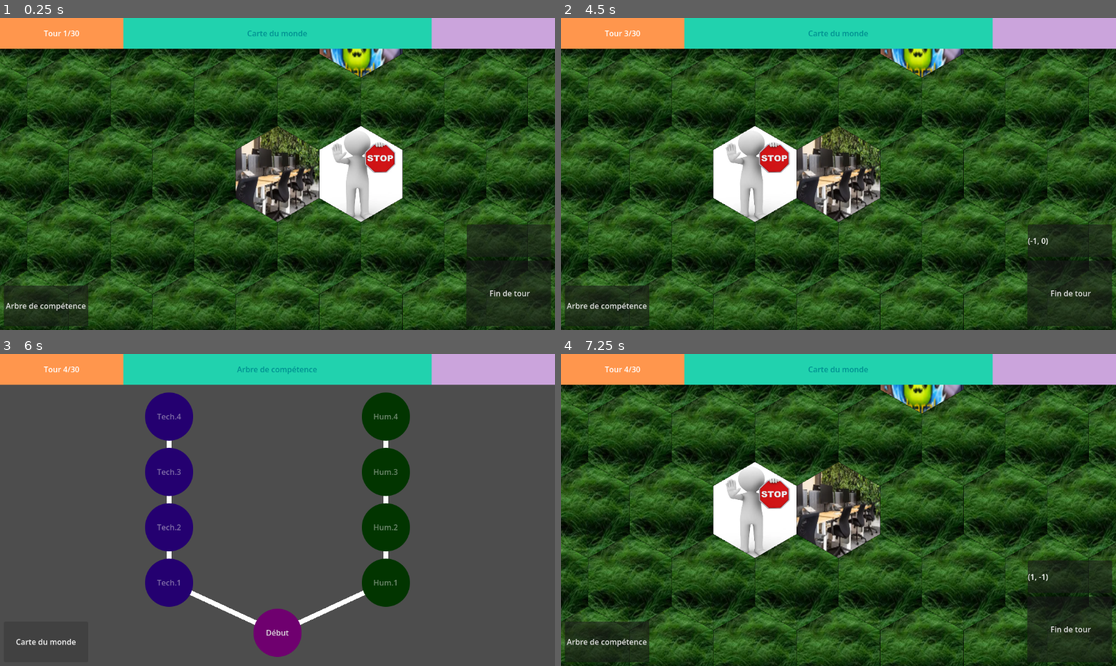
Above: before the commit, frames 1-4 (two rows, left to right).
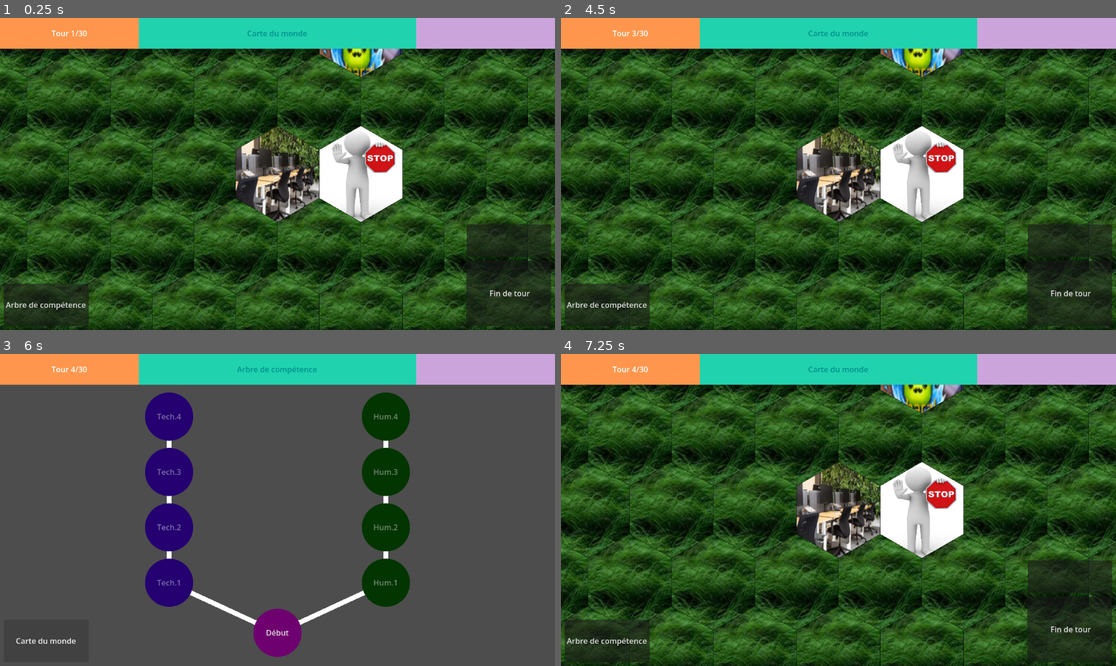
Above: after the commit, the same moments.

Repository: Shoshore/M2-Projet_Jeux_Serieux
Game: Godot game, scene res://Scenes/tile_map.tscn
Two runs of this game, one before a commit and one after it. Both use one fixed random seed, a clock stepped at 60 frames per second and the inputs below. The engine's default icon, where the game draws it, is replaced by a stand-in: a white triangle on a blue panel in a dark square.
Inputs (mouse positions are in pixels of both pictures, inside the frame that each line leads up to):
- Up to frame 1 (0.25 s): no input
- Up to frame 2 (4.5 s): click "Fin de tour" at 0.5 s; click "Arbre de compétence" at 1.25 s; tap Enter at 2 s; move the mouse to (960, 158) at 2.02 s; click (960, 158) at 2.17 s; click "Fin de tour" at 2.75 s; click "Arbre de compétence" at 3.5 s; tap Space at 4.25 s; move the mouse to (727, 189) at 4.27 s; click (727, 189) at 4.42 s
- Up to frame 3 (6 s): click "Fin de tour" at 5 s; click "Arbre de compétence" at 5.75 s
- Up to frame 4 (7.25 s): tap Enter at 6.5 s; move the mouse to (894, 441) at 6.52 s; click (894, 441) at 6.67 s

The runs differ from the first frame. In frame 1, 0.9% of the frame differs, in the area x 0-78%, y 0-97%; in frame 2, 7.9%, in the area x 0-88%, y 0-97%; in frame 3, 0.8%; in frame 4, 7.9%.

Commit message:
adaptative hud elements

Diff:
--- a/Scenes/Ressources.tscn
+++ b/Scenes/Ressources.tscn
@@ -3,25 +3,20 @@
 [sub_resource type="StyleBoxFlat" id="StyleBoxFlat_ynmd1"]
 bg_color = Color(0.7950536, 0.6420649, 0.86164916, 1)
 
-[node name="Ressources" type="Control" unique_id=1257898175]
-layout_mode = 3
+[node name="Ressources" type="PanelContainer" unique_id=176513504]
 anchors_preset = 15
 anchor_right = 1.0
 anchor_bottom = 1.0
 grow_horizontal = 2
 grow_vertical = 2
+size_flags_horizontal = 3
+size_flags_vertical = 3
 
 [node name="Label" type="Label" parent="." unique_id=47410369]
-layout_mode = 0
-offset_left = 896.0
-offset_right = 1152.0
-offset_bottom = 64.0
+layout_mode = 2
+size_flags_vertical = 1
 theme_override_colors/font_color = Color(1.0588765e-06, 0.56657237, 0.5699233, 1)
 theme_override_colors/font_shadow_color = Color(1, 1, 1, 0)
 theme_override_styles/normal = SubResource("StyleBoxFlat_ynmd1")
 horizontal_alignment = 1
 vertical_alignment = 1
-
-[node name="Sprite2D" type="Sprite2D" parent="." unique_id=1850541866]
-position = Vector2(1120, 32)
-scale = Vector2(0.13556625, 0.104957744)
--- a/Scenes/Tour_info.tscn
+++ b/Scenes/Tour_info.tscn
@@ -1,14 +1,11 @@
 [gd_scene format=3 uid="uid://c2tgprmtfh8kh"]
-
-[ext_resource type="Texture2D" uid="uid://ccw55bdg6t24r" path="res://assets/icon.svg" id="1_0ejxy"]
 
 [sub_resource type="StyleBoxFlat" id="StyleBoxFlat_ynmd1"]
 bg_color = Color(1, 0.5882353, 0.3019608, 1)
 
 [sub_resource type="LabelSettings" id="LabelSettings_cfigb"]
 
-[node name="Tour_info" type="Control" unique_id=1257898175]
-layout_mode = 3
+[node name="Tour_info" type="PanelContainer" unique_id=1162330333]
 anchors_preset = 15
 anchor_right = 1.0
 anchor_bottom = 1.0
@@ -16,17 +13,11 @@
 grow_vertical = 2
 
 [node name="Label" type="Label" parent="." unique_id=47410369]
-layout_mode = 0
-offset_right = 256.0
-offset_bottom = 64.0
+layout_mode = 2
+size_flags_vertical = 1
 theme_override_colors/font_color = Color(1.0588765e-06, 0.56657237, 0.5699233, 1)
 theme_override_colors/font_shadow_color = Color(1, 1, 1, 0)
 theme_override_styles/normal = SubResource("StyleBoxFlat_ynmd1")
 label_settings = SubResource("LabelSettings_cfigb")
 horizontal_alignment = 1
 vertical_alignment = 1
-
-[node name="Sprite2D" type="Sprite2D" parent="." unique_id=1850541866]
-position = Vector2(1121.1875, 21.499996)
-scale = Vector2(0.041766327, 0.037480056)
-texture = ExtResource("1_0ejxy")
--- a/Scenes/Window_info.tscn
+++ b/Scenes/Window_info.tscn
@@ -3,26 +3,22 @@
 [sub_resource type="StyleBoxFlat" id="StyleBoxFlat_ynmd1"]
 bg_color = Color(0.12993988, 0.8227156, 0.6817287, 1)
 
-[node name="Window_info" type="Control" unique_id=1257898175]
-layout_mode = 3
+[node name="Window_info" type="PanelContainer" unique_id=1481749259]
 anchors_preset = 15
 anchor_right = 1.0
 anchor_bottom = 1.0
 grow_horizontal = 2
 grow_vertical = 2
+size_flags_horizontal = 3
+size_flags_vertical = 3
 
 [node name="Label" type="Label" parent="." unique_id=47410369]
-layout_mode = 0
-offset_left = 256.0
-offset_right = 896.0
-offset_bottom = 64.0
+layout_mode = 2
+size_flags_vertical = 1
+size_flags_stretch_ratio = 2.0
 theme_override_colors/font_color = Color(1.0588765e-06, 0.56657237, 0.5699233, 1)
 theme_override_colors/font_shadow_color = Color(1, 1, 1, 0)
 theme_override_styles/normal = SubResource("StyleBoxFlat_ynmd1")
 text = "Carte du monde"
 horizontal_alignment = 1
 vertical_alignment = 1
-
-[node name="Sprite2D" type="Sprite2D" parent="." unique_id=1850541866]
-position = Vector2(1121.1875, 21.499996)
-scale = Vector2(0.041766327, 0.037480056)
--- a/Scenes/tile_map.tscn
+++ b/Scenes/tile_map.tscn
@@ -43,36 +43,50 @@
 
 [node name="HUD" type="CanvasLayer" parent="." unique_id=1684117705]
 
-[node name="PauseMenu" parent="HUD" unique_id=749739424 instance=ExtResource("3_bfdkv")]
-mouse_filter = 2
-
 [node name="Control" type="Control" parent="HUD" unique_id=1631286862]
 layout_mode = 3
-anchors_preset = 0
-offset_right = 40.0
-offset_bottom = 40.0
+anchors_preset = 15
+anchor_right = 1.0
+anchor_bottom = 1.0
+grow_horizontal = 2
+grow_vertical = 2
 
 [node name="HBoxContainer" type="HBoxContainer" parent="HUD/Control" unique_id=1387166470]
-layout_mode = 0
-offset_right = 1152.0
+layout_mode = 1
+anchors_preset = 10
+anchor_right = 1.0
 offset_bottom = 64.0
+grow_horizontal = 2
 theme_override_constants/separation = 0
 
 [node name="Tour_info" parent="HUD/Control/HBoxContainer" unique_id=1257898175 instance=ExtResource("4_xftlc")]
+custom_minimum_size = Vector2(0, 64)
+propagate_maximum_size = false
 layout_mode = 2
+size_flags_horizontal = 3
 
 [node name="Window_info" parent="HUD/Control/HBoxContainer" unique_id=1294059647 instance=ExtResource("4_anah5")]
+custom_minimum_size = Vector2(0, 64)
 layout_mode = 2
+size_flags_stretch_ratio = 2.0
 
 [node name="Ressources" parent="HUD/Control/HBoxContainer" unique_id=2002279104 instance=ExtResource("3_03na7")]
+custom_minimum_size = Vector2(0, 64)
 layout_mode = 2
 
 [node name="End_turn_button" type="Button" parent="HUD/Control" unique_id=1271260887]
-layout_mode = 0
-offset_left = 968.0
-offset_top = 504.0
-offset_right = 1144.0
-offset_bottom = 640.0
+layout_mode = 1
+anchors_preset = 3
+anchor_left = 1.0
+anchor_top = 1.0
+anchor_right = 1.0
+anchor_bottom = 1.0
+offset_left = -184.0
+offset_top = -144.0
+offset_right = -8.0
+offset_bottom = -8.0
+grow_horizontal = 0
+grow_vertical = 0
 text = "Fin de tour"
 icon = SubResource("MeshTexture_rlxc1")
 
@@ -81,10 +95,14 @@
 volume_db = 12.0
 
 [node name="TreeButton" type="Button" parent="HUD" unique_id=451374236]
+anchors_preset = 2
+anchor_top = 1.0
+anchor_bottom = 1.0
 offset_left = 8.0
-offset_top = 556.0
-offset_right = 183.0
-offset_bottom = 640.0
+offset_top = -96.0
+offset_right = 184.0
+offset_bottom = -8.0
+grow_vertical = 0
 text = "Arbre de compétence"
 
 [node name="SkillTree" parent="HUD" unique_id=2043676651 instance=ExtResource("3_xsk5a")]
@@ -103,6 +121,15 @@
 process_mode = 1
 script = ExtResource("7_xsk5a")
 
+[node name="PauseMenu" type="CanvasLayer" parent="." unique_id=167875768]
+process_mode = 3
+visible = false
+
+[node name="PauseMenu" parent="PauseMenu" unique_id=749739424 instance=ExtResource("3_bfdkv")]
+offset_top = 8.0
+offset_bottom = 8.0
+mouse_filter = 2
+
 [connection signal="pressed" from="HUD/Control/End_turn_button" to="." method="_on_end_turn_button_pressed"]
 [connection signal="pressed" from="HUD/TreeButton" to="." method="_go_to_skill_tree"]
 [connection signal="pressed" from="HUD/TreeButton" to="input_manager" method="_on_tree_button_pressed"]
